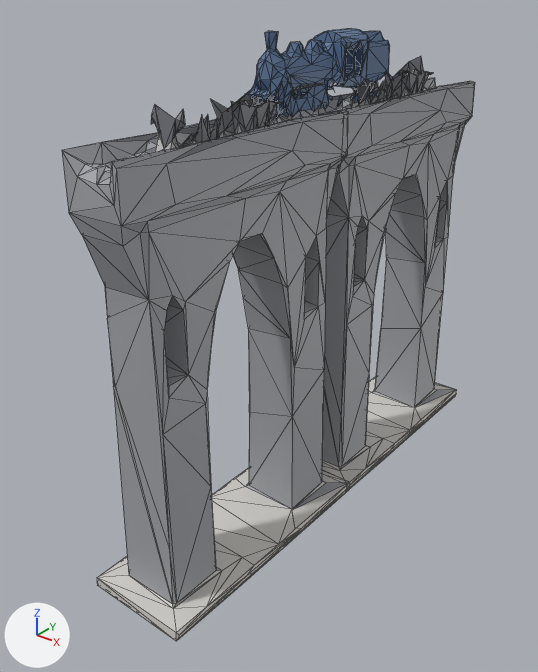
Two versions of the glTF model docs/univers/archipeo/monuments/modeles/4e-monument-viaduc/final-3000.glb, one commit apart.
Both versions are drawn from a 50 mm camera at (1.49, -1.66, 1.91) aimed at (-0.08, 0.3, 0.7). Every picture has the same lights, and +X, +Y and +Z are marked at lower left. The older version comes first. Mesh edges are drawn as thin lines. Vertices at exactly the same position are counted once.

Objects in the first picture: 'geometry_0'.
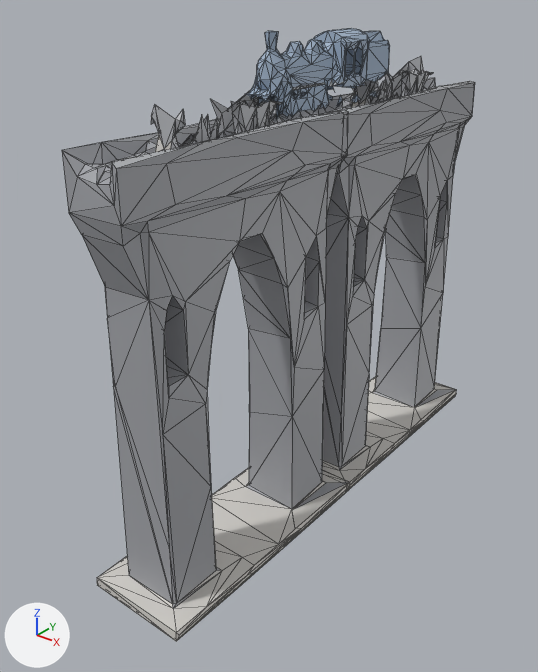
Edits to the scene script, one JSON object a line:
```json
{"block": "me_geometry_0", "where": "me_geometry_0.from_pydata(...)  # 1334 vertices, 2487 faces; spans x -0.2..0.2, y -0.51..1.47, z 0.0..1.76"}
{"block": "me_geometry_0", "where": "# used by ob_geometry_0; location = (0.0, 0.0, 0.0)"}
{"block": "me_geometry_0", "change": "me_geometry_0 part 1: 674 faces centred in x -0.06..0.07, y 0.14..0.83, z 1.52..1.76 are repainted in the vertex colours; the middle colour goes from blue #5c7599 to blue #a2b5cb"}
{"block": "me_geometry_0", "change": "me_geometry_0 part 2: 259 faces centred in x -0.1..0.11, y -0.4..1.4, z 1.5..1.61 are repainted in the vertex colours; the middle colour goes from grey #787a80 to grey #b6b8bc"}
```

Where the change shows, as pixel boxes [x1, y1, x2, y2] in the pictures (538 x 672 px):
```json
{"part": 1, "of": "me_geometry_0", "change": "recoloured", "before": [246, 28, 390, 119], "after": [246, 28, 390, 119], "on screen": "lighter"}
{"part": 2, "of": "me_geometry_0", "change": "recoloured", "before": [105, 56, 474, 169], "after": [105, 56, 474, 169], "on screen": "lighter"}
```
